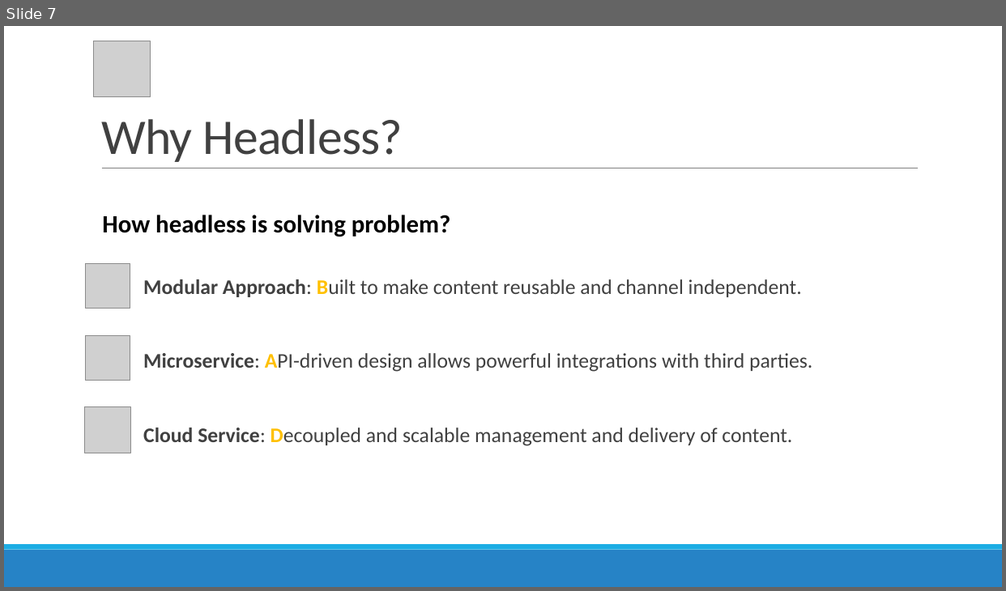
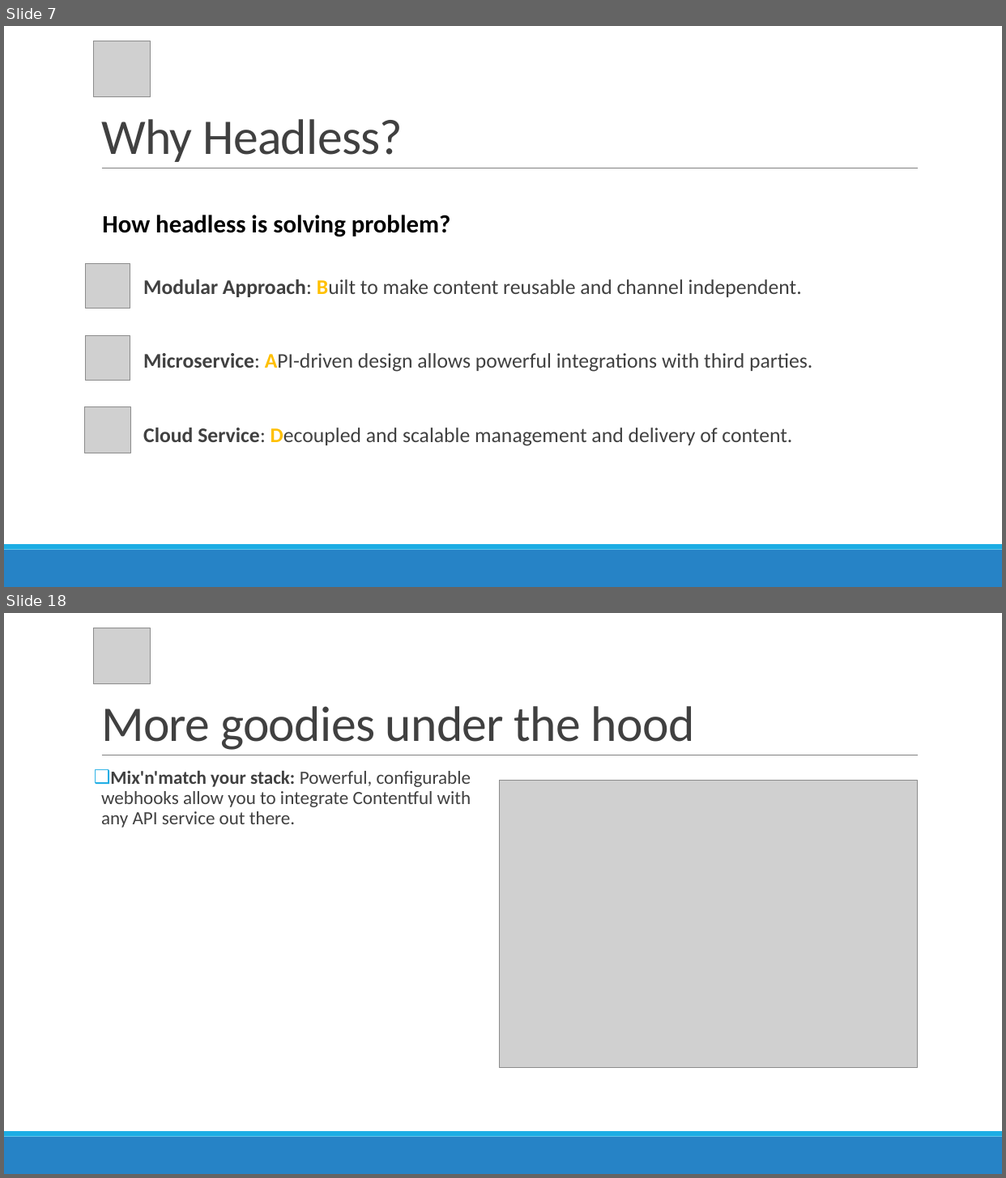
Before and after one commit to r4yadav/contentful-altudo, a slide deck: Contentful-queries.pptx. Shown one above the other, each under a label of ours: slide 7 before the commit, slides 7 and 18 after it; the slides between them are not shown. The pictures are 1006x591 and 1006x1178 pixels, drawn with LibreOffice and Linux fonts; fonts in the diff are those of the drawing; grey boxes stand for pictures. Boxes give left, top, right and bottom in pixels: in the first picture for what was removed or moved away, otherwise in the second. Text is boxed around its words. In the diff, an @@ line names an element or a change of style, - is before the commit and + after.

```diff
--- a/Contentful-queries.pptx
+++ b/Contentful-queries.pptx
@@ slide 18 added at (4, 613, 1002, 1174), background #FFFFFF; not listed: 3 template elements that a slide beside it also shows @@
@@ picture added at (94, 628, 150, 683) @@
@@ title added at (101, 706, 695, 750), 48 pt, text #404040 @@
+More goodies under the hood
@@ text added at (101, 771, 471, 828), 18 pt, text #404040 @@
+❑ Mix'n'match your stack: Powerful, configurable webhooks allow you to integrate Contentful with any API service out there.
@@ picture added at (500, 781, 918, 1068) @@
```
Also in this commit, not shown: 4 slides changed, 9 other slides added, 5 other files.
